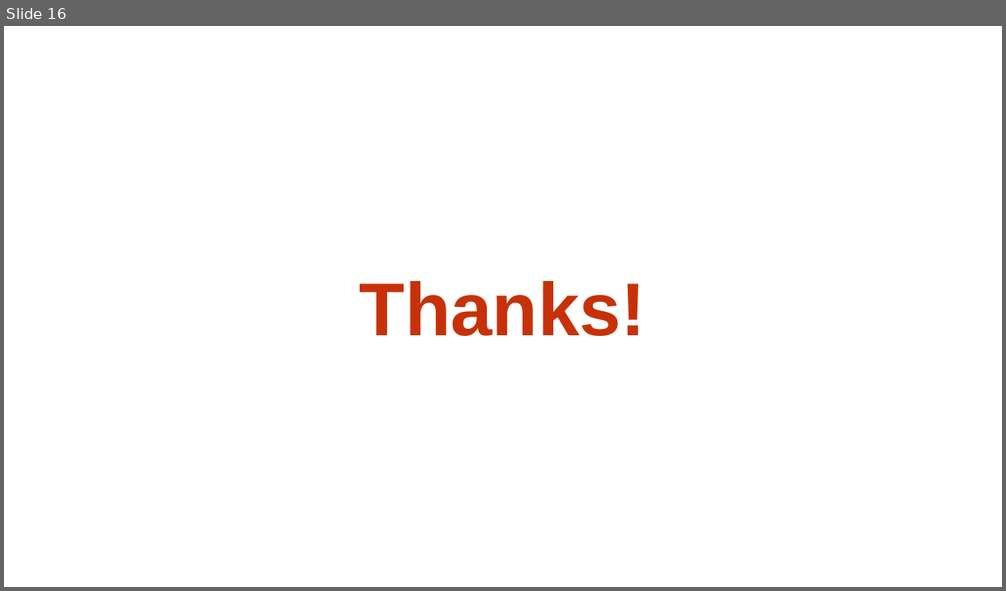
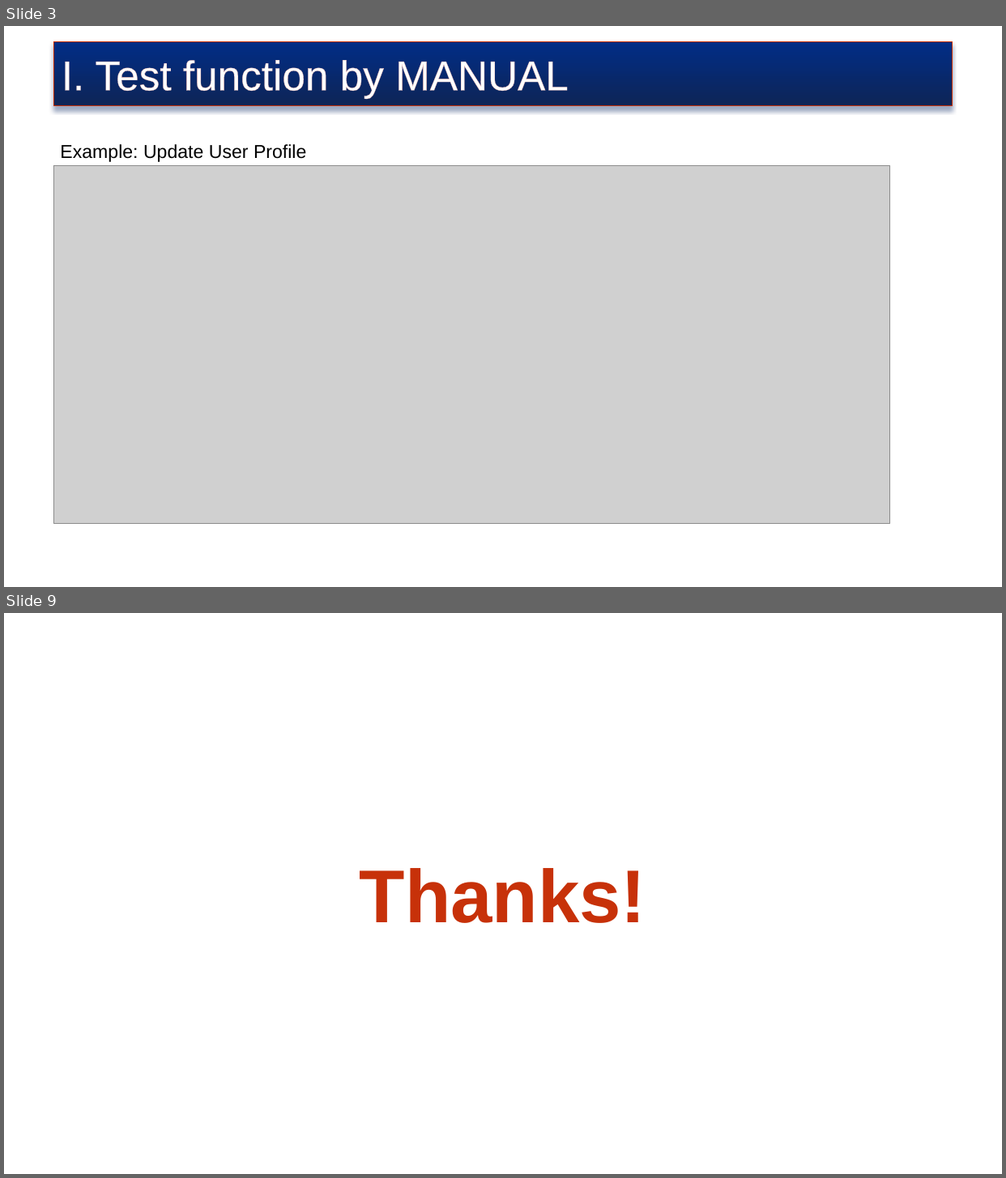
Before and after one commit to truyenkv/sharing, a slide deck: Sharing.pptx. Shown one above the other, each under a label of ours: slide 16 before the commit, slides 3 and 9 after it; the slides between them are not shown. The pictures are 1006x591 and 1006x1178 pixels, drawn with LibreOffice and Linux fonts; fonts in the diff are those of the drawing; grey boxes stand for pictures; background and template pictures are left out. Boxes give left, top, right and bottom in pixels: in the first picture for what was removed or moved away, otherwise in the second. Text is boxed around its words. In the diff, an @@ line names an element or a change of style, - is before the commit and + after.

```diff
--- a/Sharing.pptx
+++ b/Sharing.pptx
@@ slide 3 added at [4,26,1002,587], background picture (left out) @@
@@ rectangle added at [54,41,953,106], fill gradient #012D86 to #0E2557, outline #C73109 0.75 pt, 40 pt, text #FFFFFF @@
+I. Test function by MANUAL
@@ text added at [60,144,306,162], 18 pt, text #000000 @@
+Example: Update User Profile
@@ picture added at [54,166,890,525] @@
@@ what was slide 16 is now slide 9 @@
```
Also in this commit, not shown: 4 slides changed, 3 other slides added, 11 slides removed.
